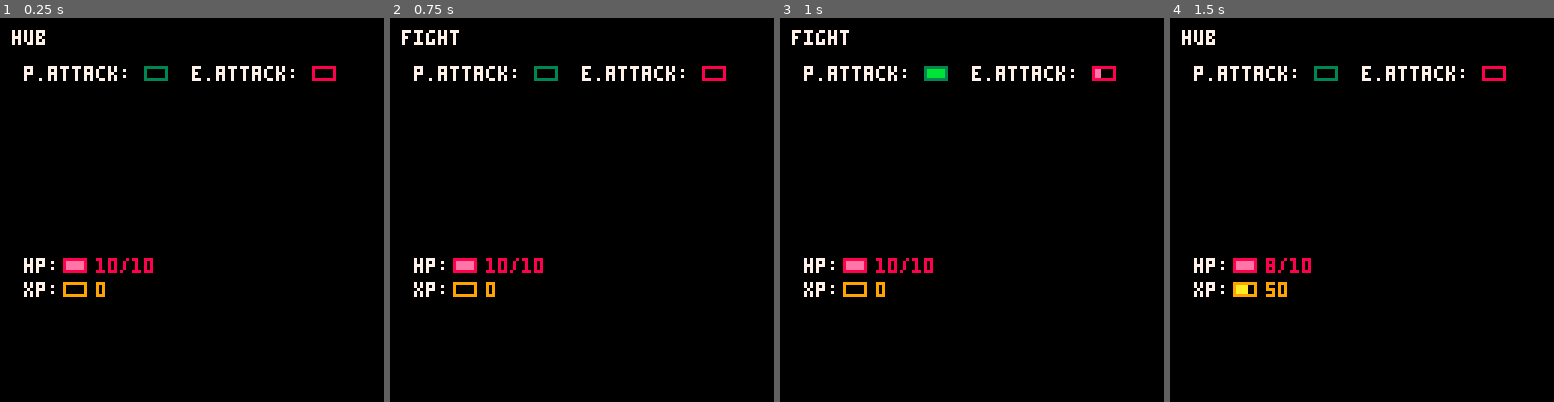
Above: before the commit, frames 1-4 (left to right).
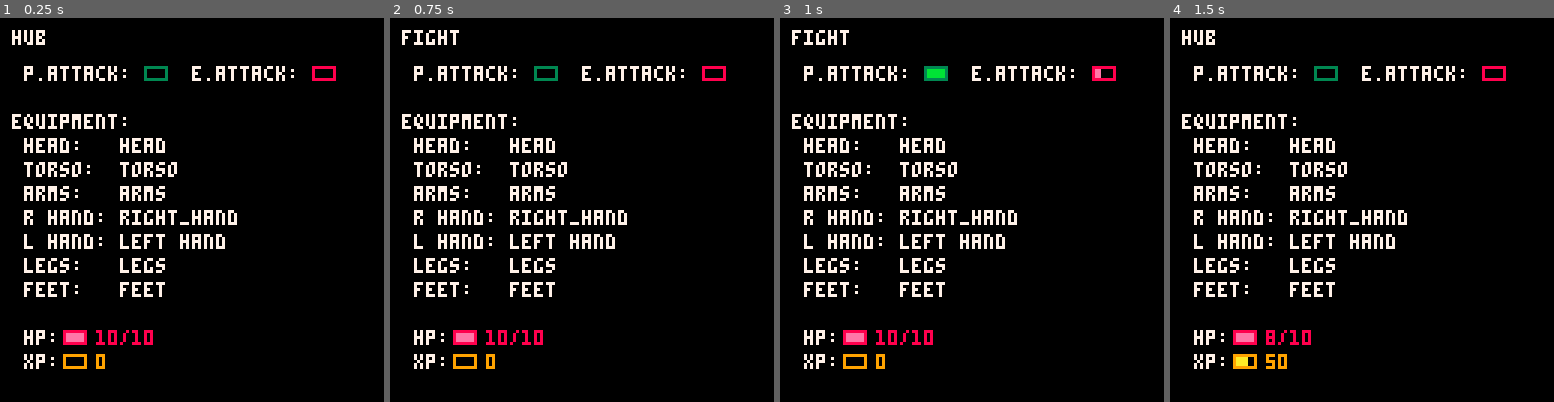
Above: after the commit, the same moments.

Repository: VedVid/IdleRPG
Game: PICO-8 cartridge idlerpg.p8
The game is run twice, just before and just after one commit, with the same random seed, the same clock (stepped at 60 frames per second) and the same inputs.
Inputs:
- Up to frame 1 (0.25 s): no input
- Up to frame 2 (0.75 s): tap O (Z key) at 0.7 s
- Up to frame 3 (1 s): no input
- Up to frame 4 (1.5 s): no input

The runs differ from the first frame. In frame 1, 6.3% of the frame differs, in the area x 3-62%, y 25-92%; in frame 2, 6.3%; in frame 3, 6.3%; in frame 4, 6.5%.

Commit message:
Added equipment to the game screen

Diff:
--- a/idlerpg.p8
+++ b/idlerpg.p8
@@ -31,12 +31,13 @@
  print(game_state, 4, 4, 7)
  print("p.attack:", 8, 16, 7)
  draw_bar(player.attack_bar, 48, 16)
- print("hp: ", 8, 80, 7)
- draw_bar(player.hp_bar, 21, 80)
- print(player.current_hp.."/"..player.max_hp, 32, 80, 8)
- print("xp: ", 8, 88, 7)
- draw_bar(player.xp_bar, 21, 88)
- print(player.current_xp, 32, 88, 9)
+ draw_eq(8, 32, player.equipment)
+ print("hp: ", 8, 104, 7)
+ draw_bar(player.hp_bar, 21, 104)
+ print(player.current_hp.."/"..player.max_hp, 32, 104, 8)
+ print("xp: ", 8, 112, 7)
+ draw_bar(player.xp_bar, 21, 112)
+ print(player.current_xp, 32, 112, 9)
  print("e.attack:", 64, 16, 7)
  draw_bar(enemy.attack_bar, 104, 16)
 end
@@ -86,6 +87,14 @@
  player.xp_bar =
   make_progress_bar({1,2,3,4},
                     0)
+ player.equipment = {}
+ player.equipment.head = "head"
+ player.equipment.torso = "torso"
+ player.equipment.arms = "arms"
+ player.equipment.left_hand = "left hand"
+ player.equipment.right_hand = "right_hand"
+ player.equipment.legs = "legs"
+ player.equipment.feet = "feet"
  return player
 end
 
@@ -101,6 +110,17 @@
   sprite = 4
  end
  return sprite
+end
+
+function draw_eq(x, y, eq)
+ print("equipment:", x-4, y, 7)
+ print("head:   "..eq.head, x, y+8, 7)
+ print("torso:  "..eq.torso, x, y+16, 7)
+ print("arms:   "..eq.arms, x, y+24, 7)
+ print("r hand: "..eq.right_hand, x, y+32, 7)
+ print("l hand: "..eq.left_hand, x, y+40, 7)
+ print("legs:   "..eq.legs, x, y+48, 7)
+ print("feet:   "..eq.feet, x, y+56, 7)
 end
 
 function make_enemy()
